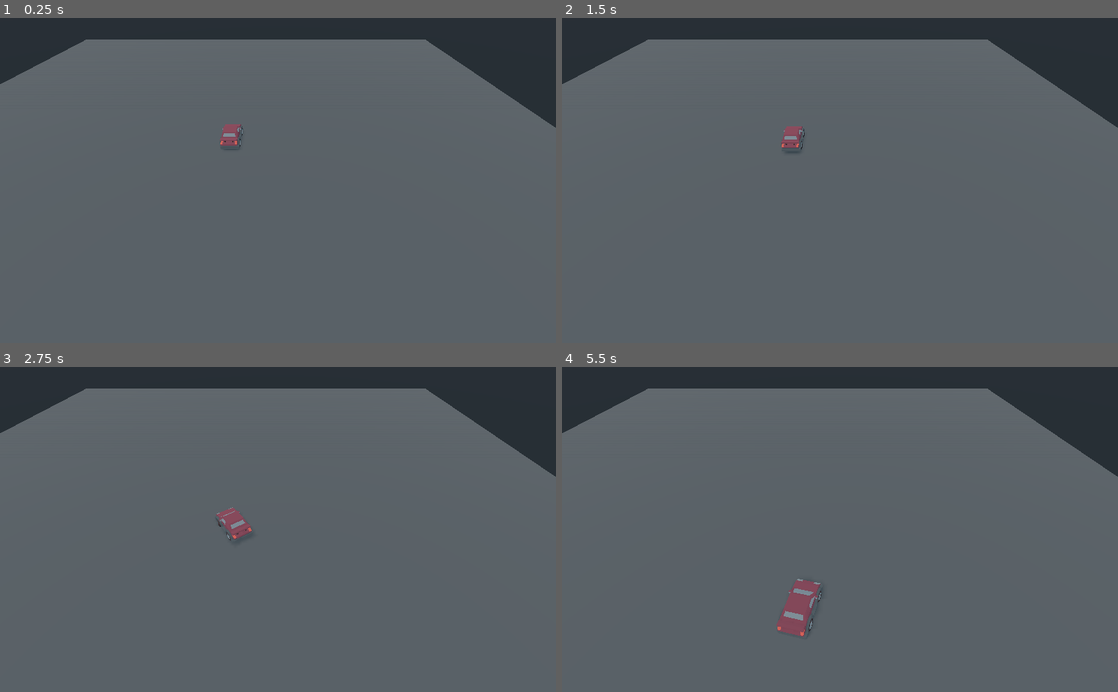
Above: before the commit, frames 1-4 (two rows, left to right).
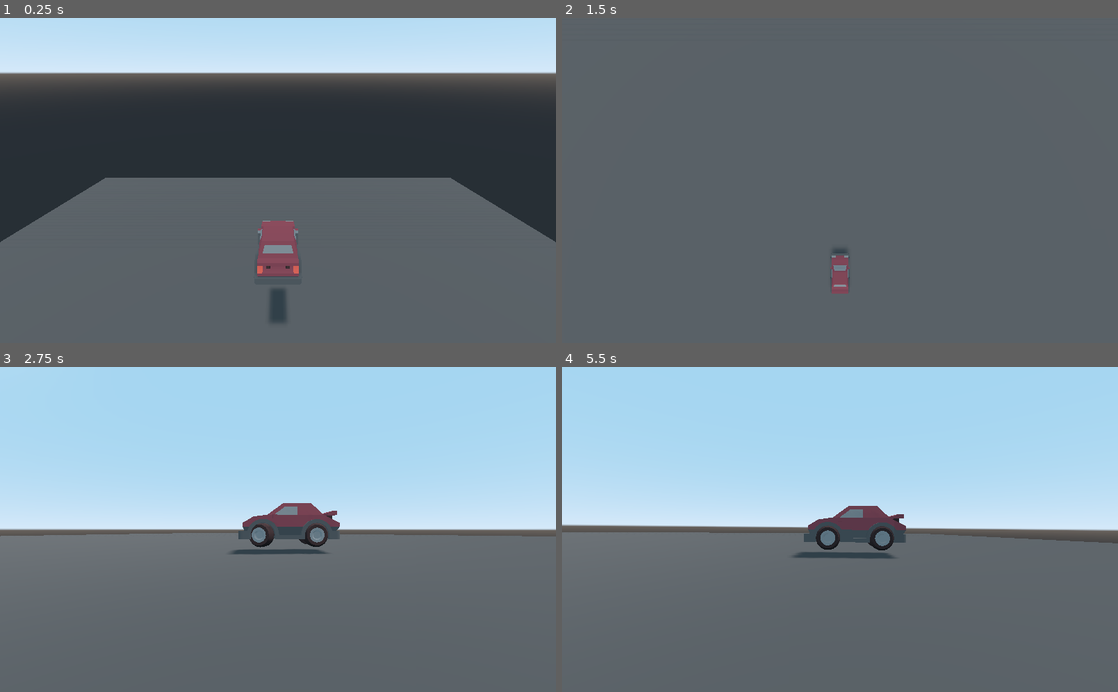
Above: after the commit, the same moments.

Repository: kidscancode/3d_car_tutorial
Game: Godot game, scene res://cars/TestWorld.tscn
Same seed, same stepped clock (60 frames per second), same inputs: the game is played once before the commit and once after it.
Inputs:
- Up to frame 1 (0.25 s): no input
- Up to frame 2 (1.5 s): hold Right (steer_right) 0.53-1.28 s; hold Tab (change_camera, bound only after the commit) 0.53-1.28 s; hold Down (brake) from 1.28 s (still down); tap Tab (change_camera, bound only after the commit) at 1.35 s
- Up to frame 3 (2.75 s): release Down (brake) at 2.03 s; hold Right (steer_right) from 2.03 s (still down); hold Tab (change_camera, bound only after the commit) from 2.03 s (still down)
- Up to frame 4 (5.5 s): release Right (steer_right) at 2.78 s; release Tab (change_camera, bound only after the commit) at 2.78 s; hold Up (accelerate) 2.78-3.53 s; tap Tab (change_camera, bound only after the commit) at 2.85, 4.35 s; hold Tab (change_camera, bound only after the commit) 3.53-4.28 s; hold Left (steer_left) 3.53-5.03 s; hold Down (brake) from 5.03 s (still down); hold Tab (change_camera, bound only after the commit) from 5.03 s (still down)

The runs differ from the first frame. In frame 1, 53% of the frame differs, in the area x 0-100%, y 0-94%; in frame 2, 12%; in frame 3, 51%; in frame 4, 52%.

Commit message:
Part 3: Chase Camera

Diff:
--- /dev/null
+++ b/ChaseCamera.gd
@@ -0,0 +1,15 @@
+extends Camera
+
+export var lerp_speed = 10.0
+
+var target = null
+
+
+func _physics_process(delta):
+	if !target:
+		return
+	global_transform = global_transform.interpolate_with(target.global_transform, lerp_speed * delta)
+
+
+func _on_change_camera(t):
+	target = t
--- /dev/null
+++ b/ChaseCamera.tscn
@@ -0,0 +1,6 @@
+[gd_scene load_steps=2 format=2]
+
+[ext_resource path="res://ChaseCamera.gd" type="Script" id=1]
+
+[node name="ChaseCamera" type="Camera"]
+script = ExtResource( 1 )
--- a/cars/DemoCar.gd
+++ b/cars/DemoCar.gd
@@ -1,5 +1,21 @@
 # Player controlled car.
 extends "res://cars/car_base.gd"
+
+signal change_camera
+
+var current_camera = 0
+onready var num_cameras = $CameraPositions.get_child_count()
+
+
+func _ready():
+	emit_signal("change_camera", $CameraPositions.get_child(current_camera))
+
+
+func _input(event):
+	if event.is_action_pressed("change_camera"):
+		current_camera = wrapi(current_camera + 1, 0, num_cameras)
+		emit_signal("change_camera", $CameraPositions.get_child(current_camera))
+
 
 func get_input():
 	var turn = Input.get_action_strength("steer_left")
--- a/cars/DemoCar.tscn
+++ b/cars/DemoCar.tscn
@@ -24,3 +24,17 @@
 [node name="CollisionWheelsRear" type="CollisionShape" parent="." index="3"]
 transform = Transform( -1.62921e-07, -1, 0, 1, -1.62921e-07, 0, 0, 0, 1, 0, 0.299966, 0.662488 )
 shape = SubResource( 2 )
+
+[node name="CameraPositions" type="Spatial" parent="." index="4"]
+
+[node name="Position3D" type="Position3D" parent="CameraPositions" index="0"]
+transform = Transform( 1, 0, 0, 0, 0.894021, 0.448024, 0, -0.448024, 0.894021, 0, 6.09343, 6.15514 )
+
+[node name="Position3D2" type="Position3D" parent="CameraPositions" index="1"]
+transform = Transform( 1, 0, 0, 0, 0.774779, 0.632232, 0, -0.632232, 0.774779, 0, 15.2118, 13.0024 )
+
+[node name="Position3D3" type="Position3D" parent="CameraPositions" index="2"]
+transform = Transform( 1, 0, 0, 0, -1.62921e-07, 1, 0, -1, -1.62921e-07, 0, 17.5587, -7.54389 )
+
+[node name="Position3D4" type="Position3D" parent="CameraPositions" index="3"]
+transform = Transform( -1.62921e-07, 0, -1, 0, 1, 0, 1, 0, -1.62921e-07, -6.29105, 0.430022, 0 )
--- a/cars/TestWorld.tscn
+++ b/cars/TestWorld.tscn
@@ -1,6 +1,7 @@
-[gd_scene load_steps=5 format=2]
+[gd_scene load_steps=6 format=2]
 
 [ext_resource path="res://cars/DemoCar.tscn" type="PackedScene" id=1]
+[ext_resource path="res://ChaseCamera.tscn" type="PackedScene" id=2]
 
 [sub_resource type="SpatialMaterial" id=1]
 albedo_color = Color( 0.301961, 0.298039, 0.298039, 1 )
@@ -25,11 +26,15 @@
 
 [node name="Camera" type="Camera" parent="."]
 transform = Transform( 1, 0, 0, 0, 0.694269, 0.719715, 0, -0.719715, 0.694269, 3.27118, 10.2141, 13.7042 )
-current = true
 
 [node name="DirectionalLight" type="DirectionalLight" parent="."]
 transform = Transform( 1, 0, 0, 0, 0.468238, 0.883602, 0, -0.883602, 0.468238, 0, 31.0751, 0 )
 shadow_enabled = true
 
 [node name="DemoCar" parent="." instance=ExtResource( 1 )]
+transform = Transform( 1, 0, 0, 0, 1, 0, 0, 0, 1, 0, 9.0984, 0 )
 engine_power = 7.0
+
+[node name="ChaseCamera" parent="." instance=ExtResource( 2 )]
+current = true
+[connection signal="change_camera" from="DemoCar" to="ChaseCamera" method="_on_change_camera"]
--- a/cars/car_base.gd
+++ b/cars/car_base.gd
@@ -19,6 +19,7 @@
 var steer_angle = 0.0  # Current wheel angle.
 var drifting = false
 
+
 func _physics_process(delta):
 	# If the car's in the air, you can't steer or accelerate.
 	if is_on_floor():
@@ -29,6 +30,7 @@
 	velocity += acceleration * delta
 	velocity = move_and_slide_with_snap(velocity,
 				-transform.basis.y, Vector3.UP, true)
+
 
 func apply_friction(delta):
 	# Stop coasting if velocity is very low.
@@ -66,7 +68,7 @@
 
 	# Point in the steering direction.
 	# Note: not necessarily the velocity direction.
-	look_at(transform.origin + new_heading, transform.basis.y)
+	look_at(transform.origin + new_heading, Vector3.UP)
 
 func get_input():
 	# Override this in inherited scripts for controls
--- a/project.godot
+++ b/project.godot
@@ -49,7 +49,7 @@
 , Object(InputEventJoypadButton,"resource_local_to_scene":false,"resource_name":"","device":0,"button_index":1,"pressure":0.0,"pressed":false,"script":null)
  ]
 }
-toggle_camera={
+change_camera={
 "deadzone": 0.5,
 "events": [ Object(InputEventKey,"resource_local_to_scene":false,"resource_name":"","device":0,"alt":false,"shift":false,"control":false,"meta":false,"command":false,"pressed":false,"scancode":16777218,"unicode":0,"echo":false,"script":null)
 , Object(InputEventJoypadButton,"resource_local_to_scene":false,"resource_name":"","device":0,"button_index":5,"pressure":0.0,"pressed":false,"script":null)
